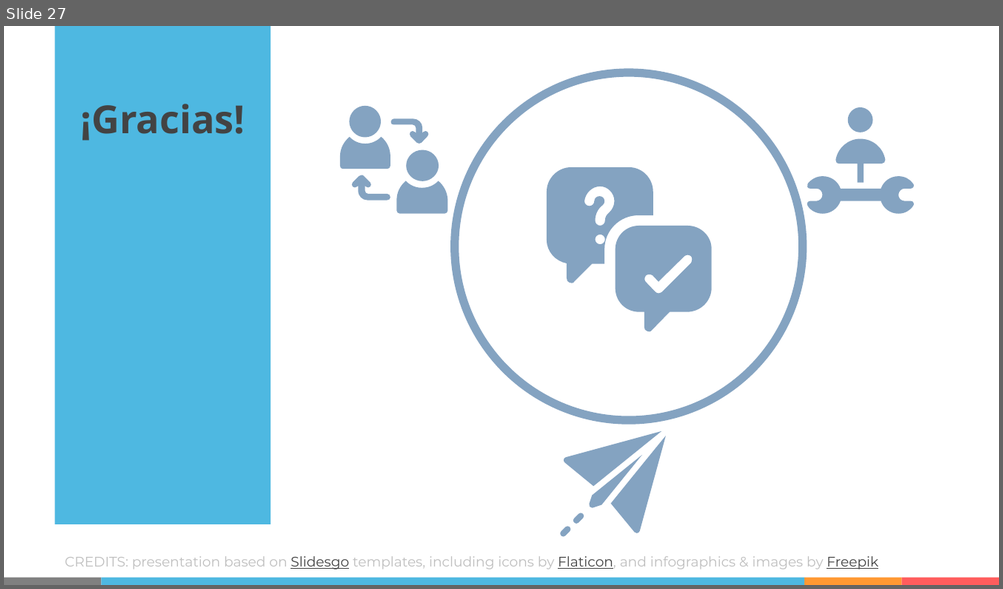
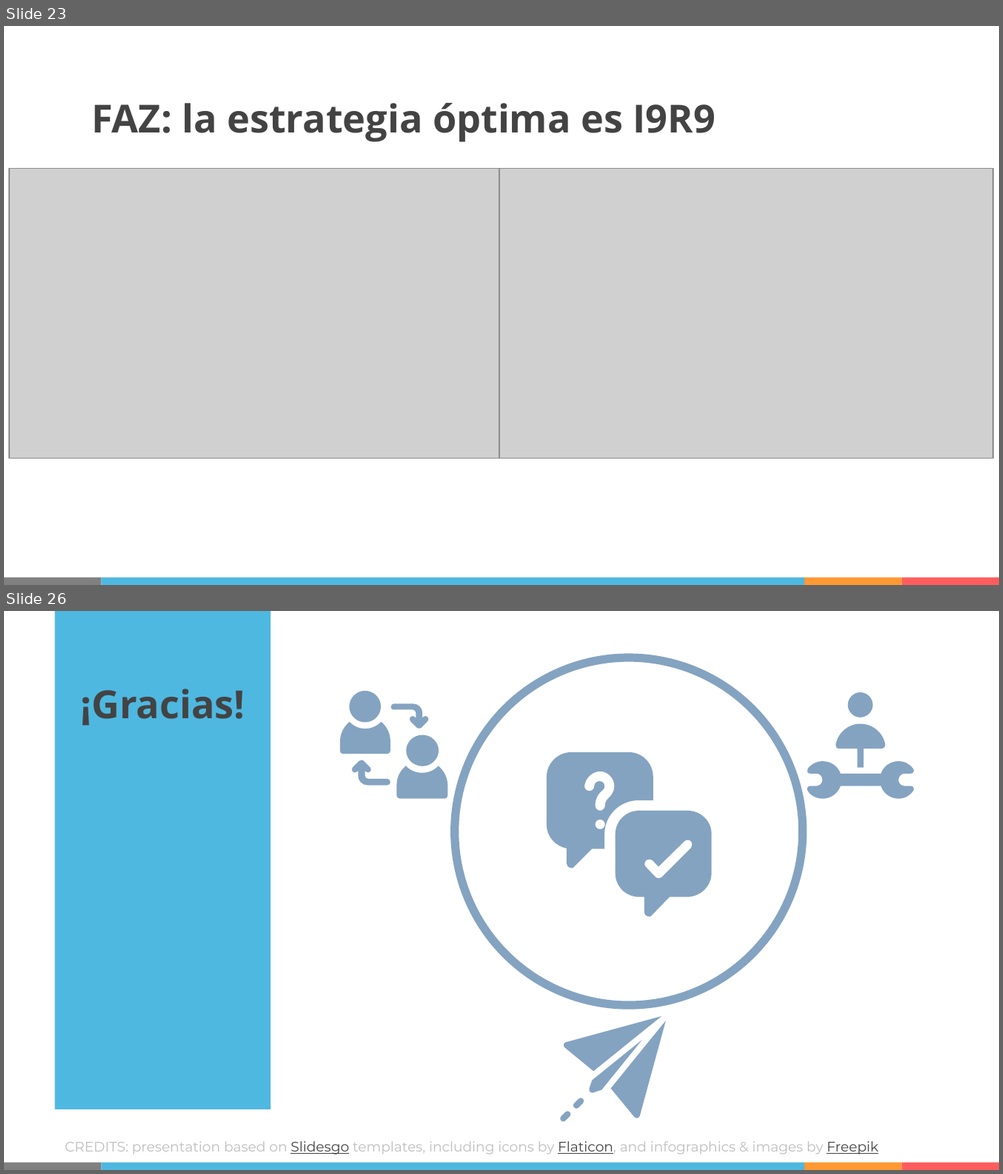
Before and after one commit to IISOS/Swell_2_Optimizacion_estrategias, a slide deck: Presentaciones/Swell - Optimización de estrategias - R5 (19-03-2021).pptx. Shown one above the other, each under a label of ours: slide 27 before the commit, slides 23 and 26 after it; the slides between them are not shown. The pictures are 1003x589 and 1003x1174 pixels, drawn with LibreOffice and Linux fonts; fonts in the diff are those of the drawing; grey boxes stand for pictures. Boxes give left, top, right and bottom in pixels: in the first picture for what was removed or moved away, otherwise in the second. Text is boxed around its words. In the diff, an @@ line names an element or a change of style, - is before the commit and + after.

```diff
--- a/Presentaciones/Swell - Optimización de estrategias - R5 (19-03-2021).pptx
+++ b/Presentaciones/Swell - Optimización de estrategias - R5 (19-03-2021).pptx
@@ slide 23 added at (4,26,999,585), background #FFFFFF; not listed: 4 template elements that a slide beside it also shows @@
@@ text added at (91,103,715,142), 28 pt, text #434343, bold @@
+FAZ: la estrategia óptima es I9R9
@@ picture added at (9,168,502,457) @@
@@ picture added at (499,168,993,457) @@
@@ what was slide 27 is now slide 26 @@
```
Also in this commit, not shown: 10 slides changed, 7 other slides added, 9 slides removed.
